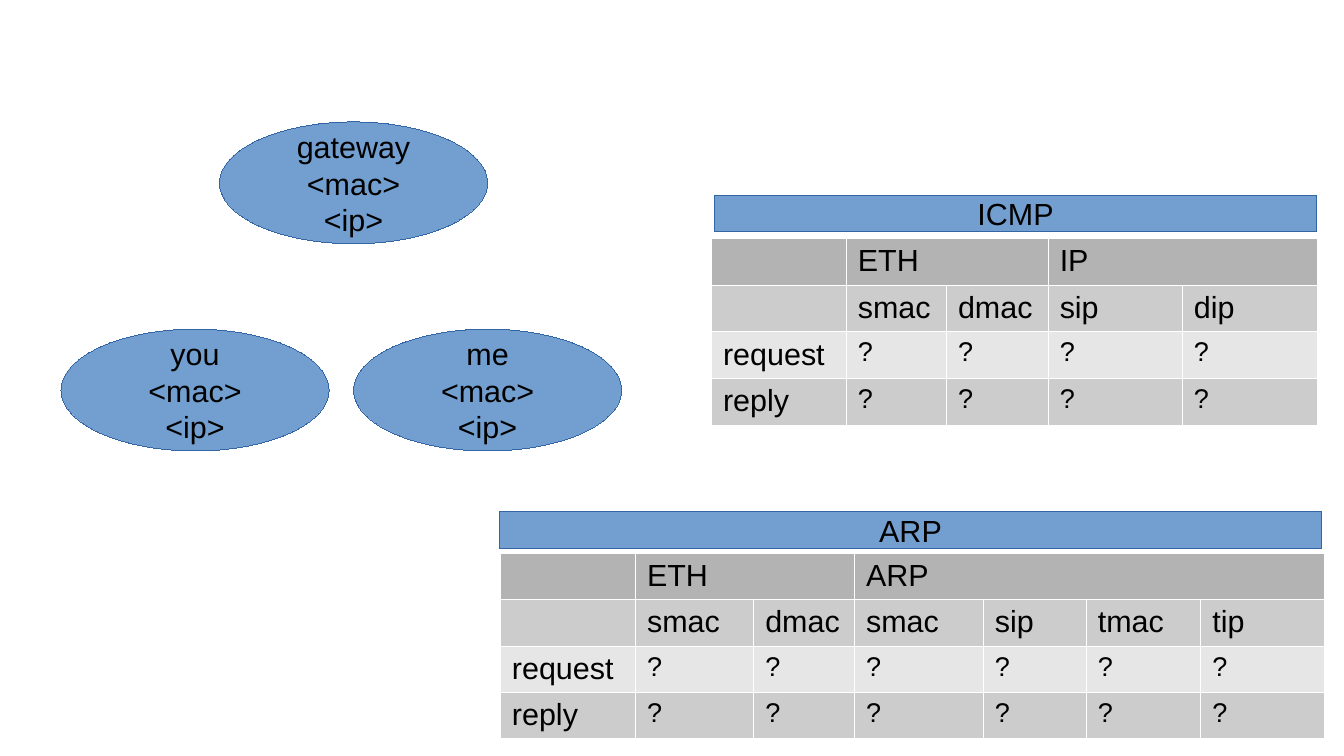
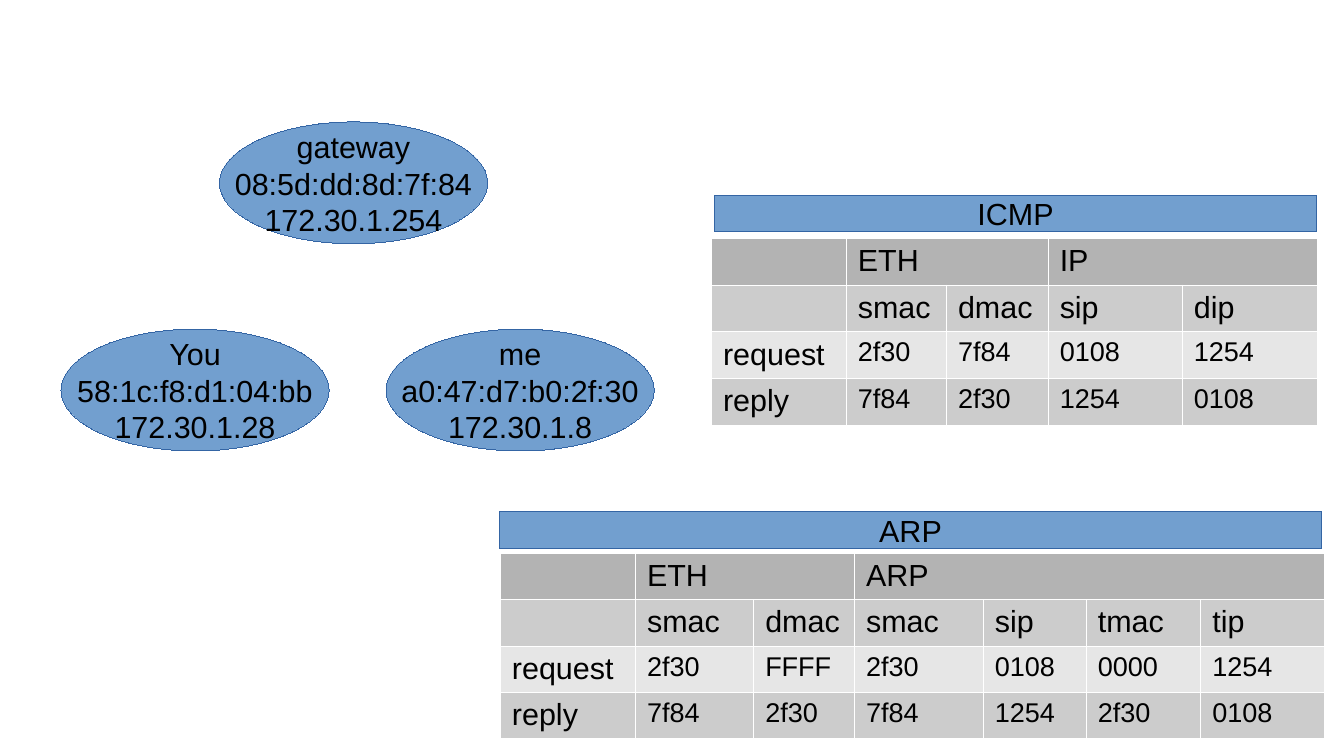
Before and after one commit to eldend/send-arp, a slide deck: slide 1 of ppt/send-arp-test.pptx. Drawn at 1344x756 pixels with LibreOffice and Linux fonts; fonts in the diff are those of the drawing. Boxes give left, top, right and bottom in pixels: in the first picture for what was removed or moved away, otherwise in the second. Text is boxed around its words. In the diff, an @@ line names an element or a change of style, - is before the commit and + after.

Commit message:
Update ppt

```diff
--- a/ppt/send-arp-test.pptx
+++ b/ppt/send-arp-test.pptx
@@ text in ellipse at box(235, 173, 472, 237): text changed @@
-<mac>
-<ip>
+08:5d:dd:8d:7f:84
+172.30.1.254
@@ table at box(711, 238, 1317, 433) @@
-row 3: request | ? | ? | ? | ?
+row 3: request | 2f30 | 7f84 | 0108 | 1254
-row 4: reply | ? | ? | ? | ?
+row 4: reply | 7f84 | 2f30 | 1254 | 0108
@@ ellipse "me": place and size @@
-ellipse "me" at box(354, 329, 622, 451)
+ellipse "me" at box(387, 329, 655, 451)
@@ text in ellipse at box(77, 344, 312, 444): text changed @@
-you
-<mac>
-<ip>
+You
+58:1c:f8:d1:04:bb
+172.30.1.28
@@ text in ellipse at box(401, 380, 638, 444): text changed @@
-<mac>
-<ip>
+a0:47:d7:b0:2f:30
+172.30.1.8
@@ table at box(500, 554, 1324, 749) @@
-row 3: request | ? | ? | ? | ? | ? | ?
+row 3: request | 2f30 | FFFF | 2f30 | 0108 | 0000 | 1254
-row 4: reply | ? | ? | ? | ? | ? | ?
+row 4: reply | 7f84 | 2f30 | 7f84 | 1254 | 2f30 | 0108
```
